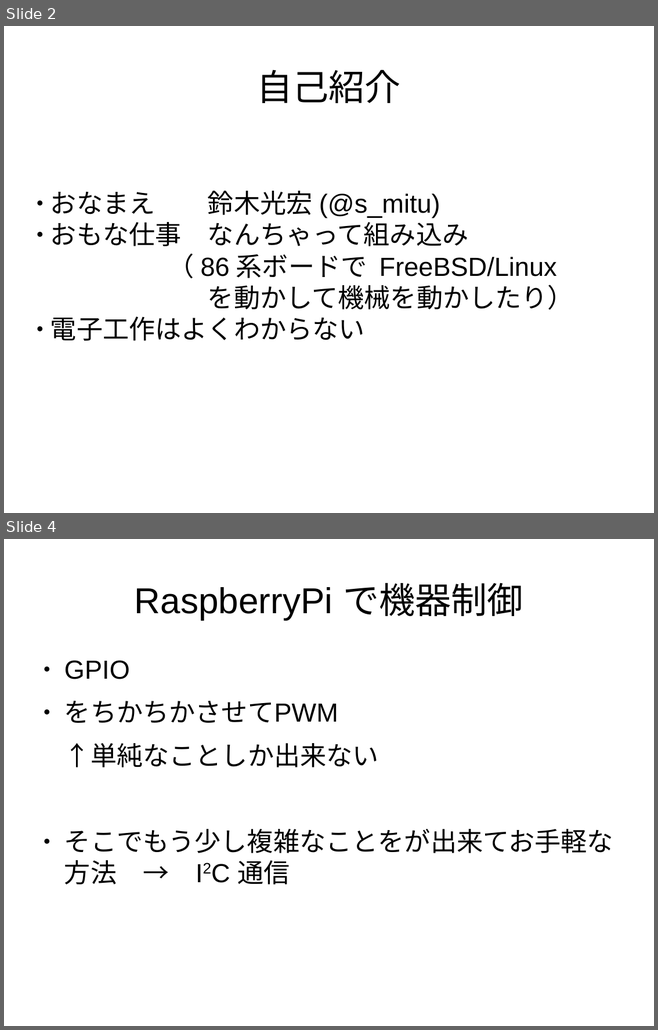
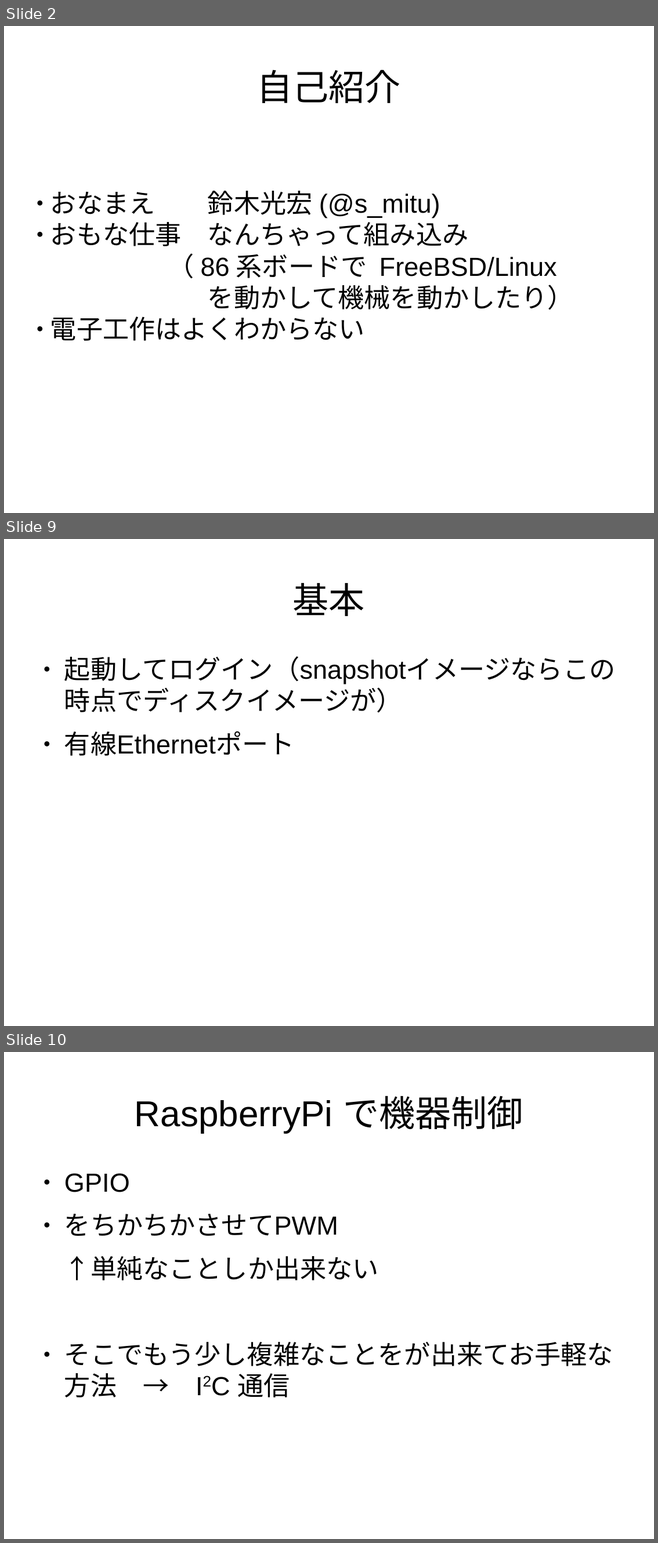
Before and after one commit to s-mitu/RaspberryPi, a slide deck: FreeBSD/Documents/RaspberryPi-20151030.odp. Shown one above the other, each under a label of ours: slides 2 and 4 before the commit, slides 2, 9 and 10 after it; the slides between them are not shown. The pictures are 658x1030 and 658x1543 pixels, drawn with LibreOffice and Linux fonts; fonts in the diff are those of the drawing. Boxes give left, top, right and bottom in pixels: in the first picture for what was removed or moved away, otherwise in the second. Text is boxed around its words. In the diff, an @@ line names an element or a change of style, - is before the commit and + after.

```diff
--- a/FreeBSD/Documents/RaspberryPi-20151030.odp
+++ b/FreeBSD/Documents/RaspberryPi-20151030.odp
@@ slide 9 added at [4, 539, 654, 1026], background #FFFFFF @@
@@ title added at [293, 583, 365, 616], 44 pt, text #000000 @@
+基本
@@ text added at [64, 656, 615, 756], 32 pt, text #000000 @@
+● 起動してログイン（snapshotイメージならこの時点でディスクイメージが）
+● 有線Ethernetポート
@@ what was slide 4 is now slide 10 @@
```
Also in this commit, not shown: 2 slides changed, 4 other slides added.
